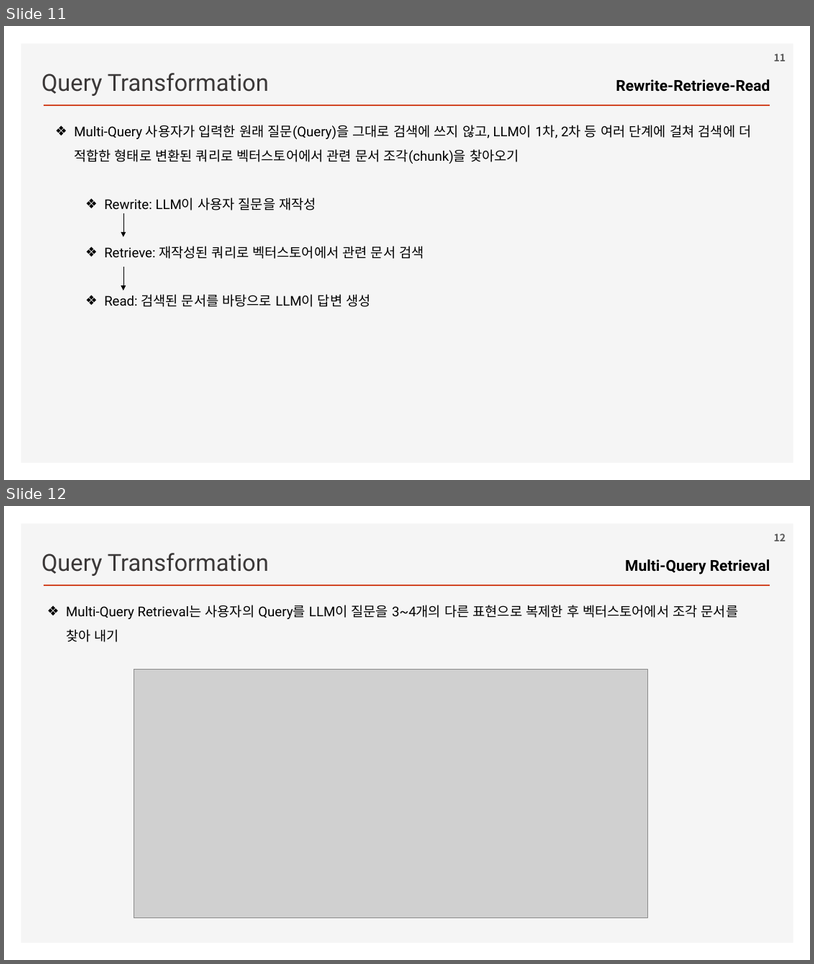
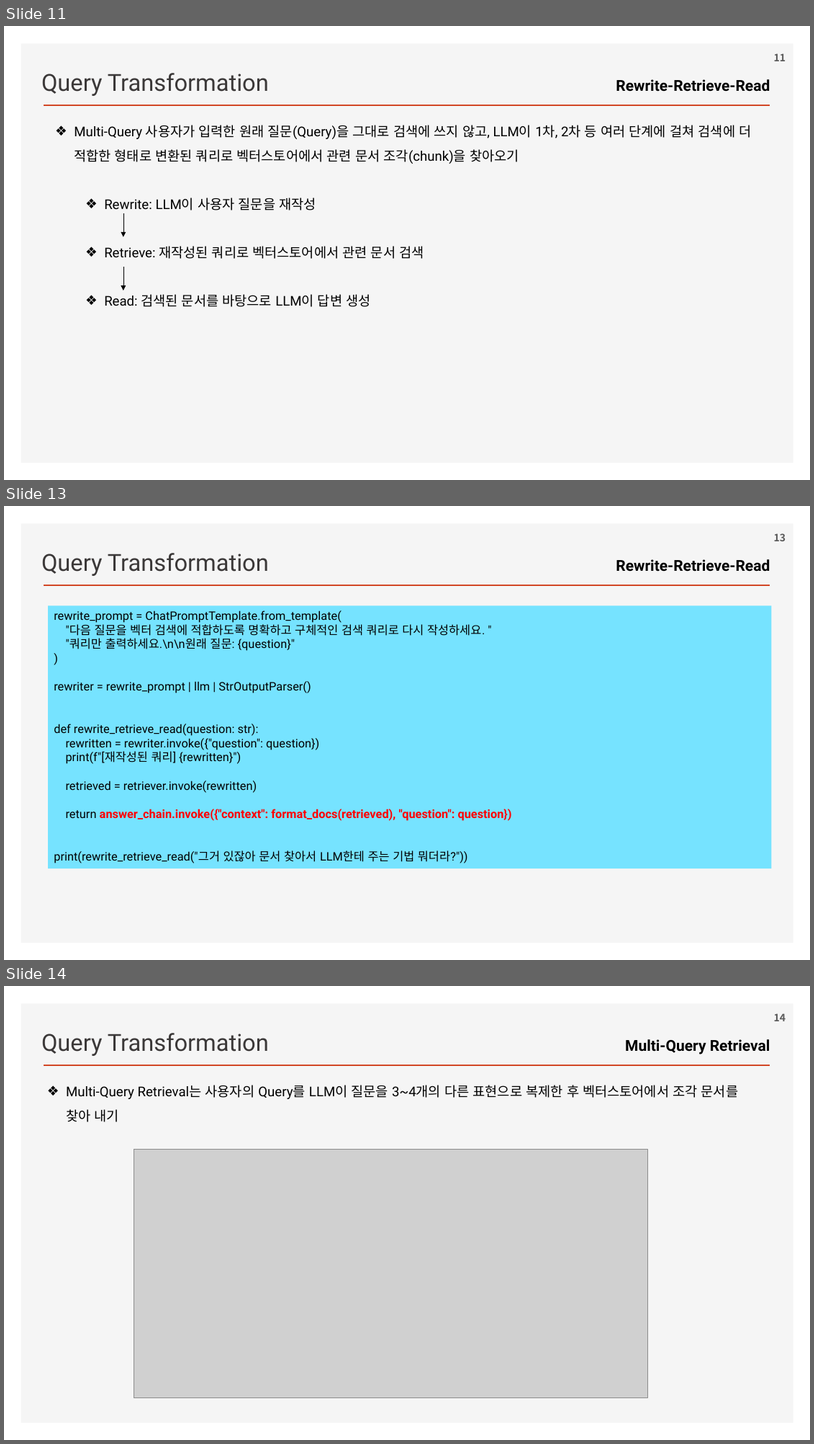
Before and after one commit to ancestor9/2026_Fall_Learning-Langchain-AI-Agent, a slide deck: ppts/CHAPTER 3 RAG Part II_Chatting with Your Data.pptx. Shown one above the other, each under a label of ours: slides 11 and 12 before the commit, slides 11, 13 and 14 after it; the slides between them are not shown. The pictures are 814x964 and 814x1444 pixels, drawn with LibreOffice and Linux fonts; fonts in the diff are those of the drawing; grey boxes stand for pictures; background and template pictures are left out. Boxes give left, top, right and bottom in pixels: in the first picture for what was removed or moved away, otherwise in the second. Text is boxed around its words. In the diff, an @@ line names an element or a change of style, - is before the commit and + after.

```diff
--- a/ppts/CHAPTER 3 RAG Part II_Chatting with Your Data.pptx
+++ b/ppts/CHAPTER 3 RAG Part II_Chatting with Your Data.pptx
@@ slide 13 added at box(4, 506, 810, 960), background #FFFFFF; not listed: 2 template elements that a slide beside it also shows @@
@@ page number added at box(774, 533, 786, 541), 12 pt, text #595959, bold @@
+13
@@ text added at box(41, 553, 269, 576), 28 pt, text #3B3838 @@
+Query Transformation
@@ text added at box(616, 559, 770, 572), 18 pt, text #000000, bold @@
+Rewrite-Retrieve-Read
@@ rectangle added at box(48, 606, 772, 868), fill #76E3FF, 14 pt, text #000000 @@
+rewrite_prompt = ChatPromptTemplate.from_template(
+"다음 질문을 벡터 검색에 적합하도록 명확하고 구체적인 검색 쿼리로 다시 작성하세요. "
+"쿼리만 출력하세요.\n\n원래 질문: {question}"
+)
+rewriter = rewrite_prompt | llm | StrOutputParser()
+def rewrite_retrieve_read(question: str):
+rewritten = rewriter.invoke({"question": question})
+print(f"[재작성된 쿼리] {rewritten}")
+retrieved = retriever.invoke(rewritten)
+return answer_chain.invoke({"context": format_docs(retrieved), "question": question})
+print(rewrite_retrieve_read("그거 있잖아 문서 찾아서 LLM한테 주는 기법 뭐더라?"))
@@ what was slide 12 is now slide 14 @@
@@ page number at box(774, 1013, 786, 1021): text changed @@
-12
+14
```
Also in this commit, not shown: 1 slide changed, 5 other slides added, 1 slide removed.
